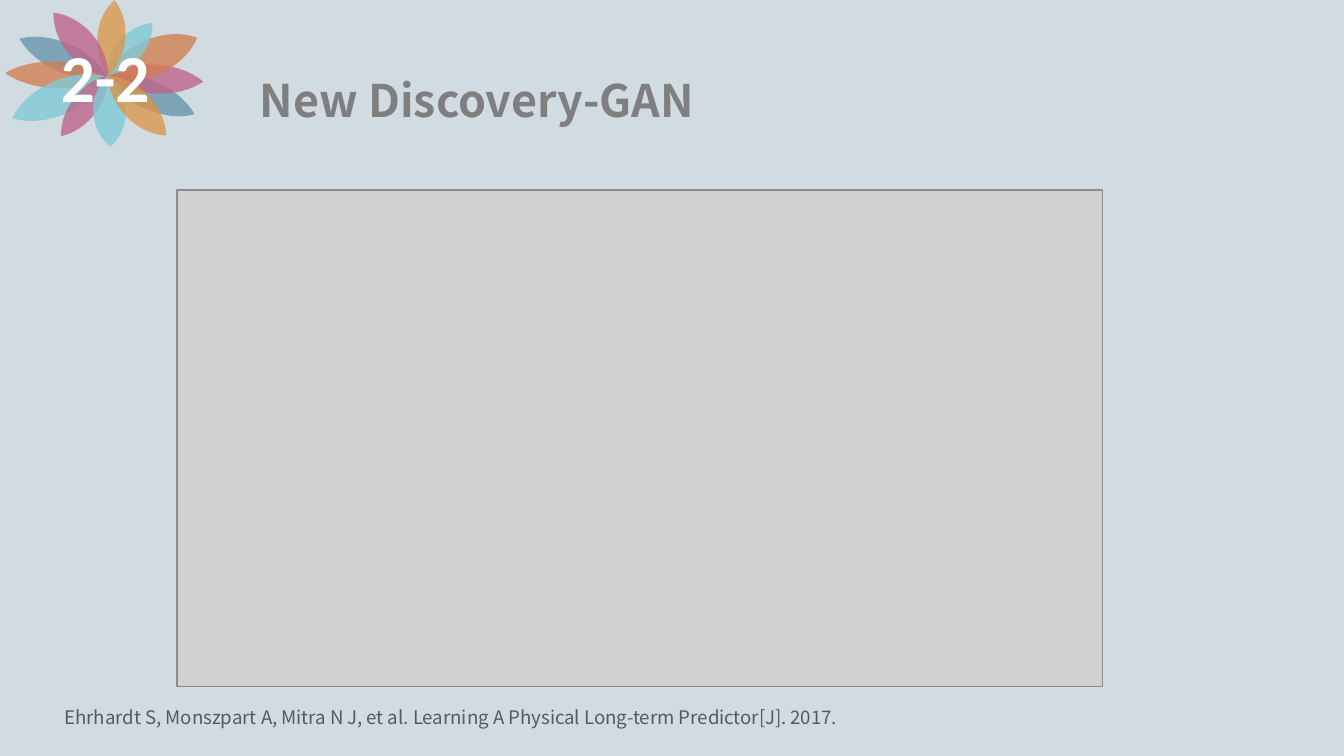
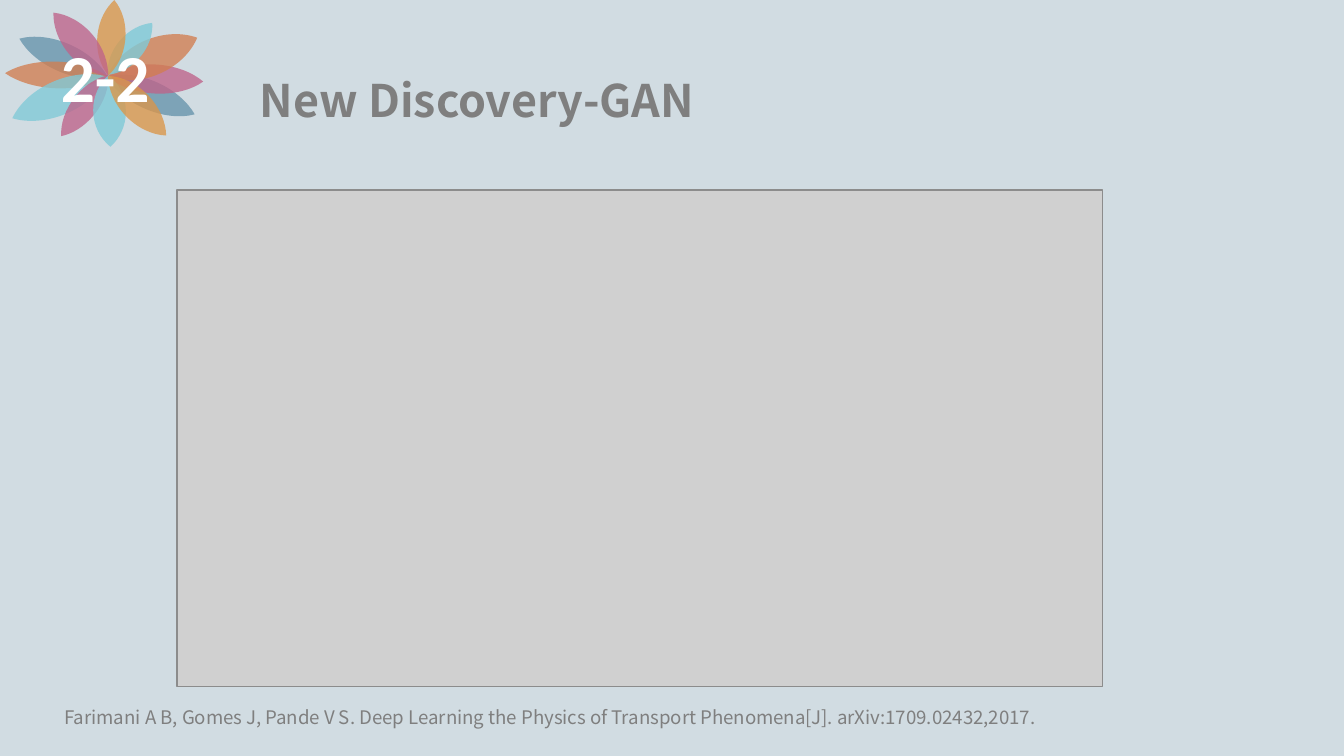
Before and after one commit to XiaoYunZi1001/ACM, a slide deck: slide 10 of presentation/1-9.ppt. Drawn at 1344x756 pixels with LibreOffice and Linux fonts; fonts in the diff are those of the drawing; grey boxes stand for pictures. Boxes give left, top, right and bottom in pixels: in the first picture for what was removed or moved away, otherwise in the second. Text is boxed around its words. In the diff, an @@ line names an element or a change of style, - is before the commit and + after.

```diff
--- a/presentation/1-9.ppt
+++ b/presentation/1-9.ppt
@@ text at [64,709,1035,729]: text changed; text colour #595959 to #7F7F7F @@
-Ehrhardt S, Monszpart A, Mitra N J, et al. Learning A Physical Long-term Predictor[J]. 2017.
+Farimani A B, Gomes J, Pande V S. Deep Learning the Physics of Transport Phenomena[J]. arXiv:1709.02432,2017.
```
Also in this commit, not shown: 5 other slides changed, 5 slides added, 1 other file.
